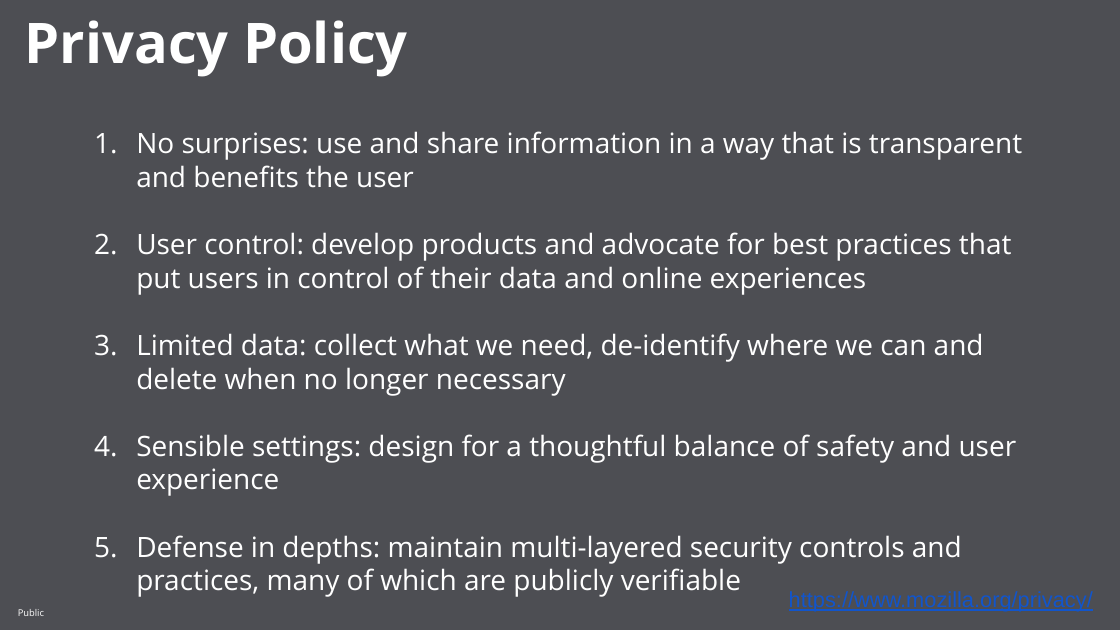
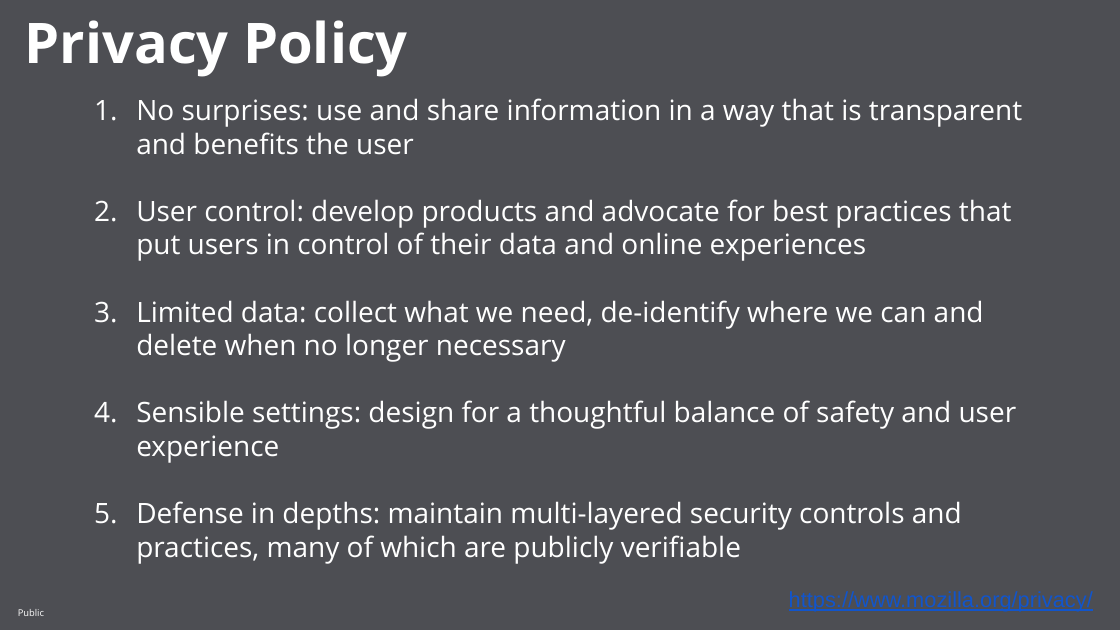
Before and after one commit to mozilla/telemetry-onboarding, a slide deck: slide 3 of slides/Telemetry Onboarding.pptx (slide 4 before the commit). Drawn at 1120x630 pixels with LibreOffice and Linux fonts; fonts in the diff are those of the drawing; background and template pictures are left out. Boxes give left, top, right and bottom in pixels: in the first picture for what was removed or moved away, otherwise in the second. Text is boxed around its words. In the diff, an @@ line names an element or a change of style, - is before the commit and + after.

```diff
--- a/slides/Telemetry Onboarding.pptx
+++ b/slides/Telemetry Onboarding.pptx
@@ text "No surprises: use and share ..." rewrapped from [136,131,1022,591] to [136,98,1022,564] @@
```
Also in this commit, not shown: 4 other slides changed, 1 slide removed, 1 other file.
